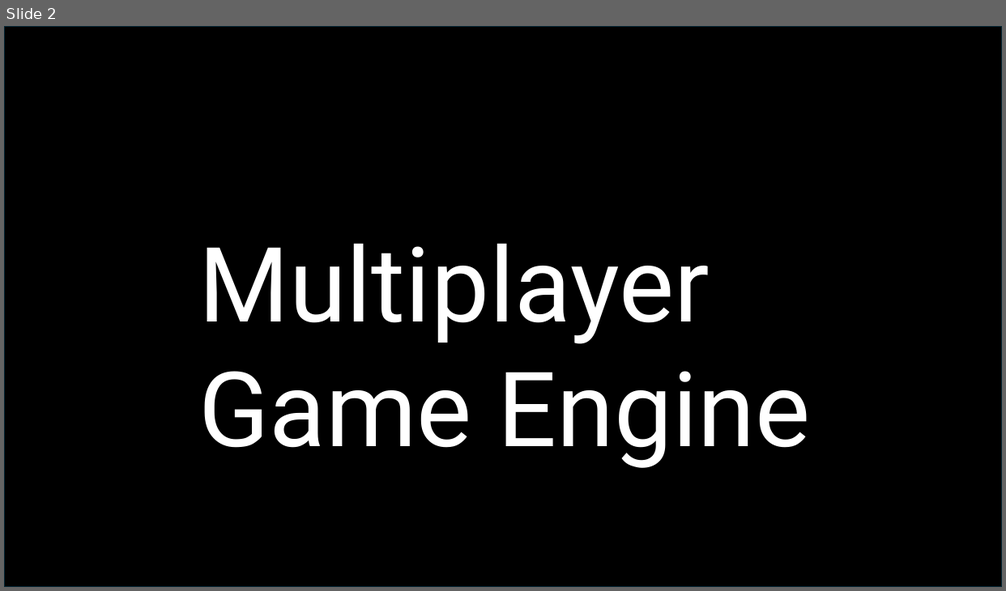
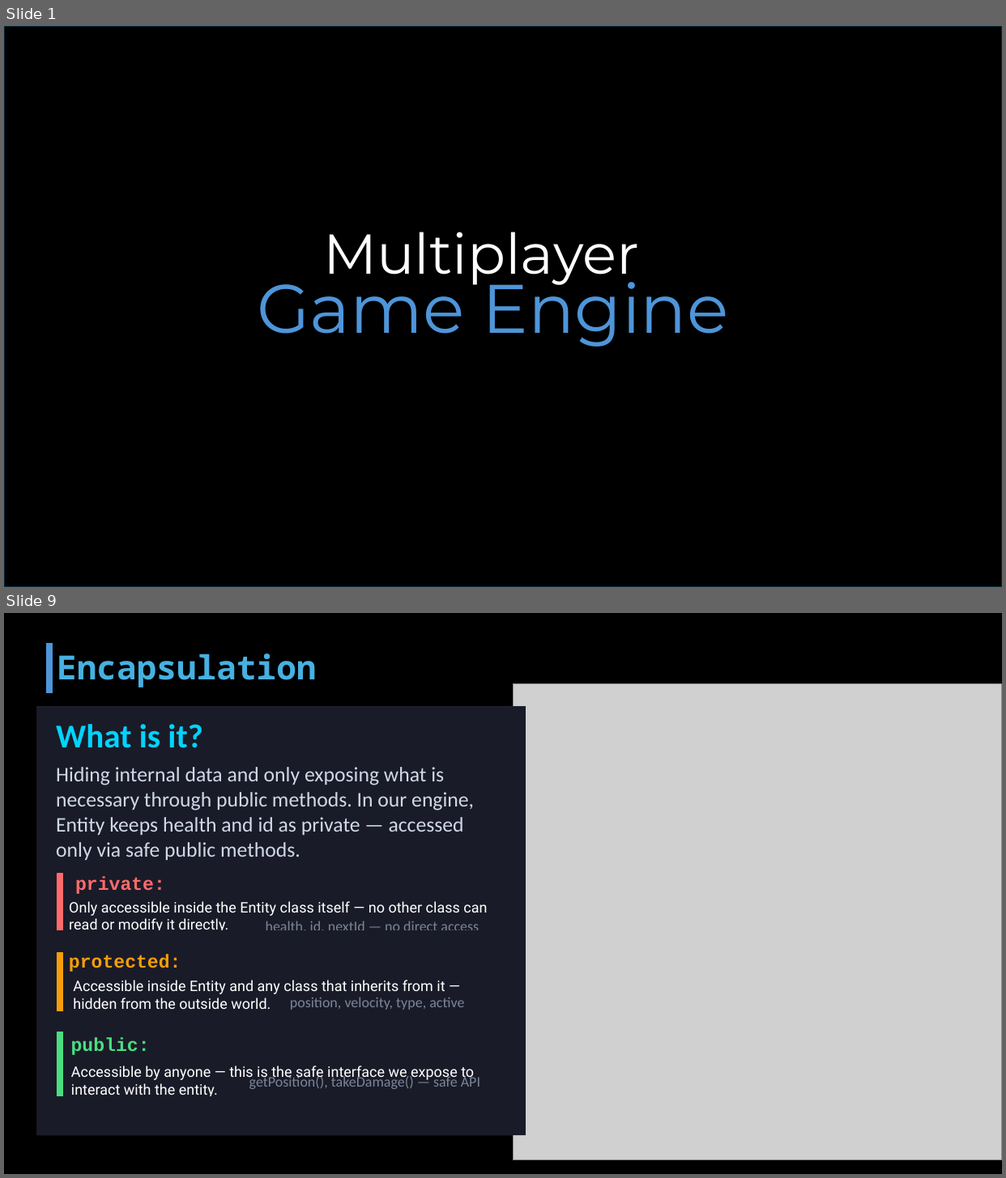
Before and after one commit to emanmo5050-oss/GamEngine26, a slide deck: GamEngine26.pptx. Shown one above the other, each under a label of ours: slide 2 before the commit, slides 1 and 9 after it; the slides between them are not shown. The pictures are 1006x591 and 1006x1178 pixels, drawn with LibreOffice and Linux fonts; fonts in the diff are those of the drawing; grey boxes stand for pictures; background and template pictures are left out. Boxes give left, top, right and bottom in pixels: in the first picture for what was removed or moved away, otherwise in the second. Text is boxed around its words. In the diff, an @@ line names an element or a change of style, - is before the commit and + after.

```diff
--- a/GamEngine26.pptx
+++ b/GamEngine26.pptx
@@ slide 9 added at (4,613,1002,1174), background #000000 @@
@@ line added from (49, 643) to (49, 693), #4E95D9 6 pt @@
@@ text added at (57,653,316,688), 32 pt, text #46B1E1, bold @@
+Encapsulation
@@ picture added at (513,684,1002,1161) @@
@@ rectangle added at (37,707,526,1136), fill #1A1B28, outline #FFFFFF 0.3 pt @@
@@ text added at (56,724,202,748), 32 pt, text #00D4FF, bold @@
+What is it?
@@ text added at (56,767,474,860), 20 pt, text #D0D8E8 @@
+Hiding internal data and only exposing what is necessary through public methods. In our engine, Entity keeps health and id as private — accessed only via safe public methods.
@@ rectangle added at (58,875,63,944), fill #FF6B6B, outline #FF6B6B 1 pt @@
@@ text added at (75,877,165,894), 18 pt, text #FF6B6B, bold @@
+private:
@@ text added at (69,901,487,931), 14 pt, text #FFFFFF @@
+Only accessible inside the Entity class itself — no other class can read or modify it directly.
@@ text added at (266,921,479,931), 14 pt, text #7A8599 @@
+health, id, nextId — no direct access
@@ line added from (54, 938) to (503, 938), #1A1B28 13 pt @@
@@ rectangle added at (58,953,63,1023), fill #F59E0B, outline #F59E0B 1 pt @@
@@ text added at (69,955,181,972), 18 pt, text #F59E0B, bold @@
+protected:
@@ text added at (73,980,445,1009), 14 pt, text #FFFFFF @@
+Accessible inside Entity and any class that inherits from it — hidden from the outside world.
@@ text added at (290,997,464,1010), 14 pt, text #7A8599 @@
+position, velocity, type, active
@@ line added from (54, 1018) to (503, 1018), #1A1B28 13 pt @@
@@ rectangle added at (58,1033,63,1102), fill #4ADE80, outline #4ADE80 1 pt @@
@@ text added at (71,1037,150,1055), 18 pt, text #4ADE80, bold @@
+public:
@@ text added at (71,1066,474,1097), 14 pt, text #FFFFFF @@
+Accessible by anyone — this is the safe interface we expose to interact with the entity.
@@ text added at (249,1075,480,1089), 14 pt, text #7A8599 @@
+getPosition(), takeDamage() — safe API
@@ line added from (54, 1103) to (503, 1103), #1A1B28 13 pt @@
@@ what was slide 2 is now slide 1 @@
@@ slide 1 changed as well @@
@@ text added at (323,232,639,288), 54 pt, text #FFFFFF @@
+Multiplayer
@@ text at (257,267,728,347): text changed; size 100 to 66 pt; font Roboto to Montserrat; text colour #FFFFFF to #4E95D9 @@
-Multiplayer Game Engine
+Game Engine
```
Also in this commit, not shown: 5 other slides changed, 7 other slides added, 5 slides removed, 5 other files.
